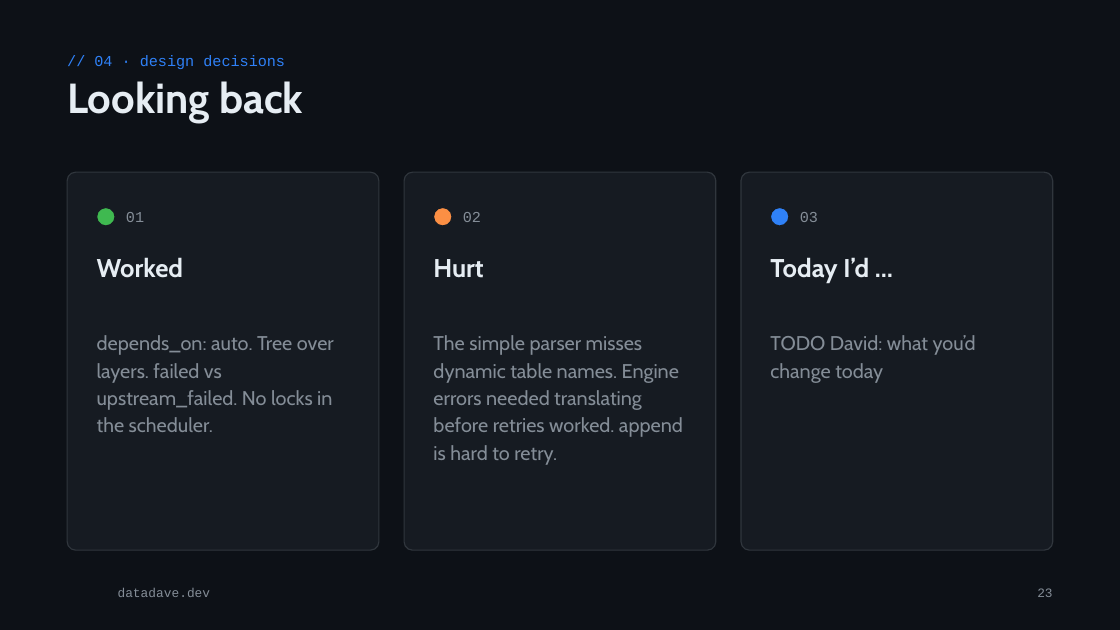
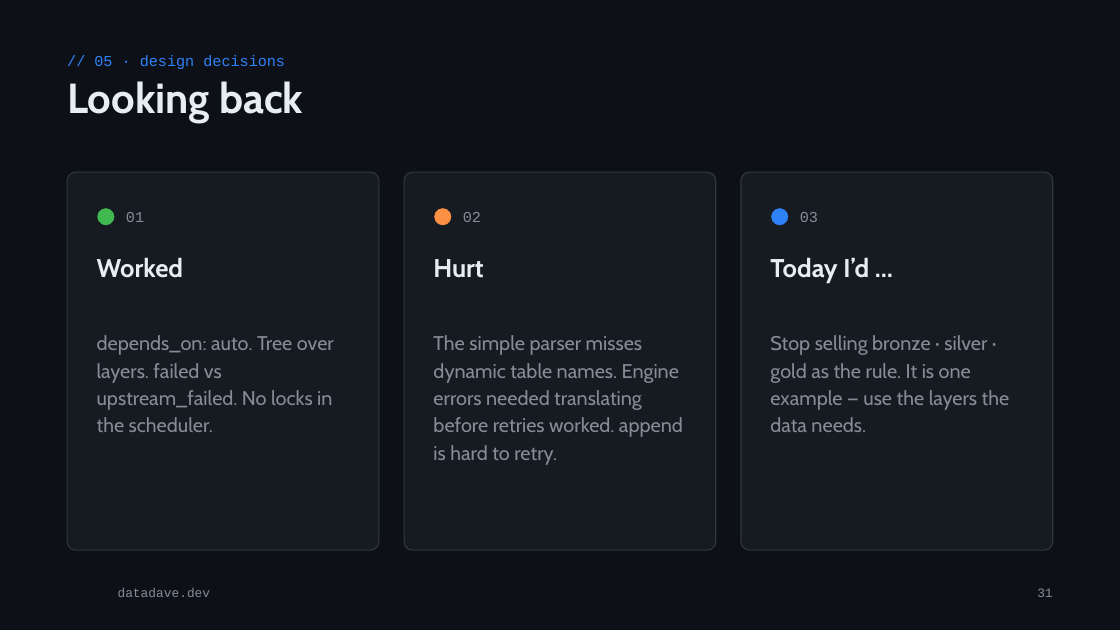
Before and after one commit to phant0mw0lf/datadave, a slide deck: slide 31 of talks/2026-12-metadata-orchestration/metadata-orchestration.pptx (slide 23 before the commit). Drawn at 1120x630 pixels with LibreOffice and Linux fonts; fonts in the diff are those of the drawing; background and template pictures are left out. Boxes give left, top, right and bottom in pixels: in the first picture for what was removed or moved away, otherwise in the second. Text is boxed around its words. In the diff, an @@ line names an element or a change of style, - is before the commit and + after.

Commit message:
content(talks): fabric comparison, layer slide and a less pipetree-centric framing
Adds the two-ways-on-Fabric section from part 3, a slide on free layer naming, a 'you don't need my package' slide, and neutral wording on the layer and executor slides.

```diff
--- a/talks/2026-12-metadata-orchestration/metadata-orchestration.pptx
+++ b/talks/2026-12-metadata-orchestration/metadata-orchestration.pptx
@@ text at box(94, 55, 285, 69): text changed @@
-// 04 · design decisions
+// 05 · design decisions
@@ text at box(770, 335, 1010, 432): text changed @@
-TODO David: what you’d change today
+Stop selling bronze · silver · gold as the rule. It is one example — use the layers the data needs.
@@ page number at box(1037, 588, 1052, 597): text changed @@
-23
+31
```
Also in this commit, not shown: 11 other slides changed, 9 slides added, 3 other files.
